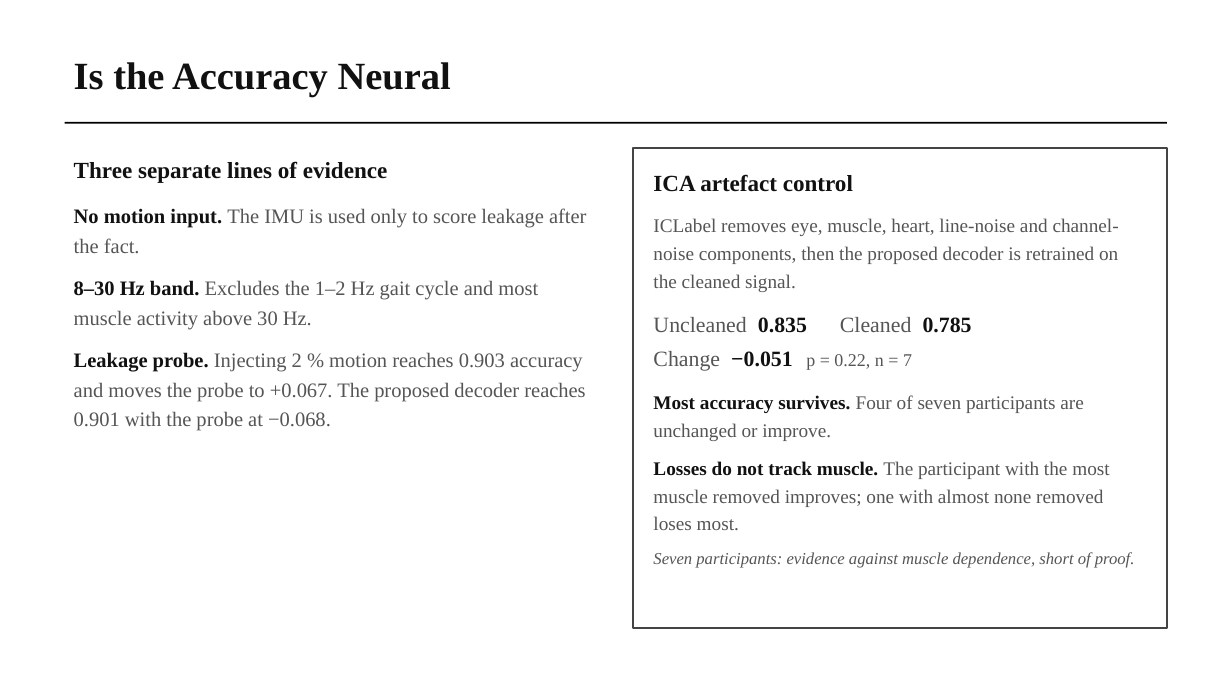
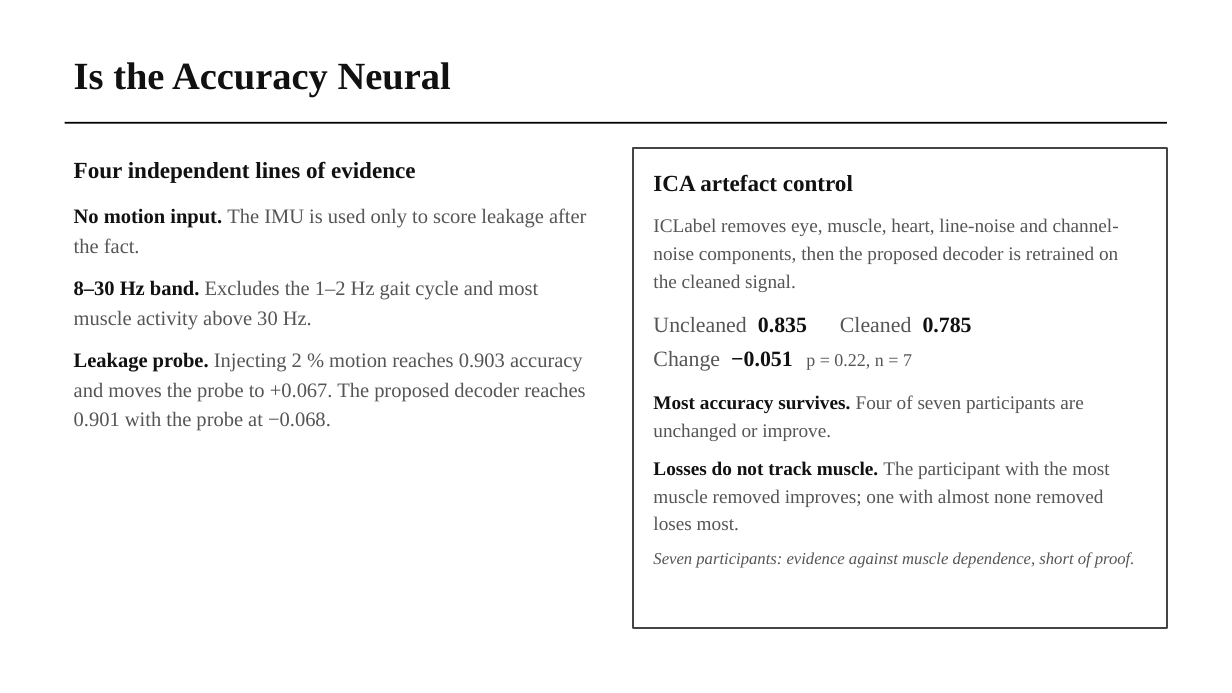
Before and after one commit to wshuv-o/calmnet, a slide deck: slide 8 of presentation/Updated_manuscript_presentation.pptx. Drawn at 1232x693 pixels with LibreOffice and Linux fonts; fonts in the diff are those of the drawing. Boxes give left, top, right and bottom in pixels: in the first picture for what was removed or moved away, otherwise in the second. Text is boxed around its words. In the diff, an @@ line names an element or a change of style, - is before the commit and + after.

```diff
--- a/presentation/Updated_manuscript_presentation.pptx
+++ b/presentation/Updated_manuscript_presentation.pptx
@@ text at [74, 161, 416, 183]: text changed @@
-Three separate lines of evidence
+Four independent lines of evidence
```
Also in this commit, not shown: 1 other slide changed, 1 other file.
